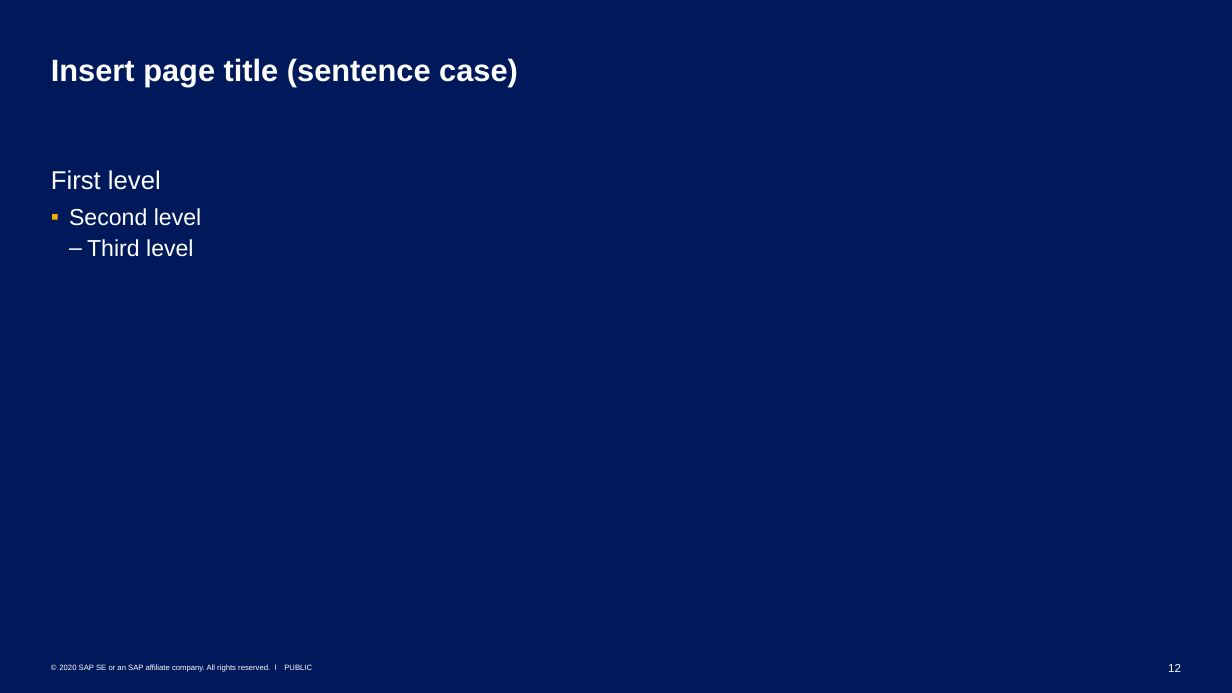
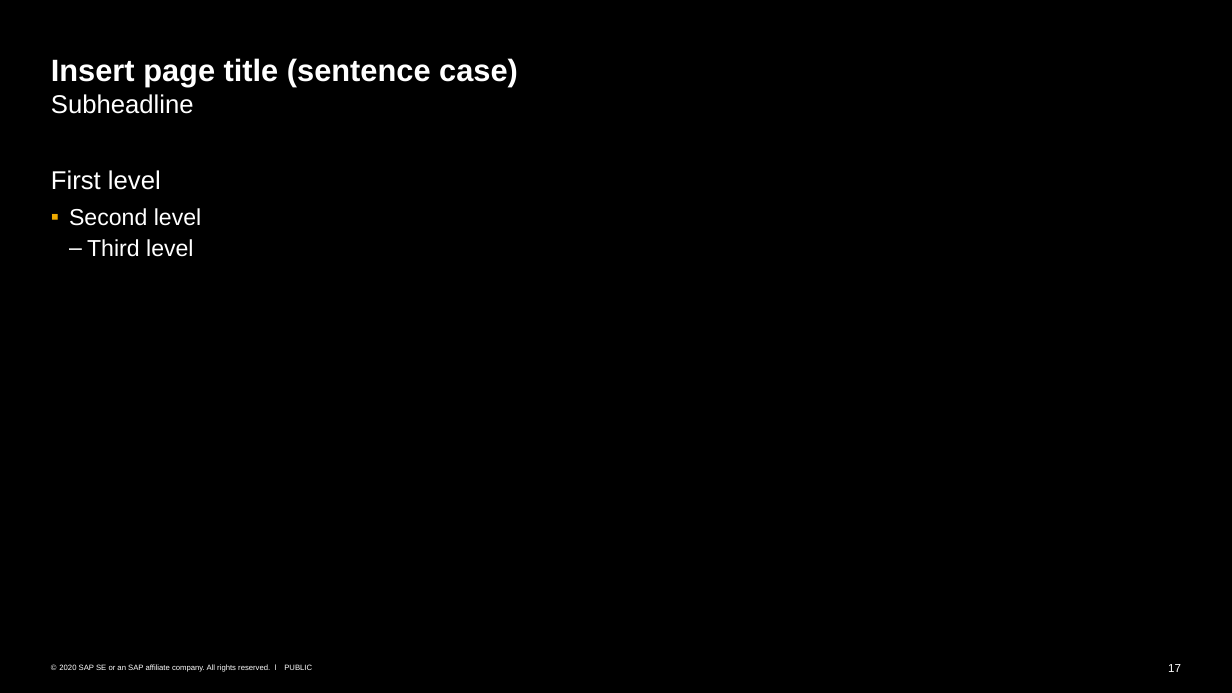
Before and after one commit to Andre-Gilbert/Dijkstra-Shortest-Path, a slide deck: slide 17 of docs/ALG_7_Graphen_Dijkstra.pptx (slide 12 before the commit). Drawn at 1232x693 pixels with LibreOffice and Linux fonts; fonts in the diff are those of the drawing. Boxes give left, top, right and bottom in pixels: in the first picture for what was removed or moved away, otherwise in the second. Text is boxed around its words. In the diff, an @@ line names an element or a change of style, - is before the commit and + after.

```diff
--- a/docs/ALG_7_Graphen_Dijkstra.pptx
+++ b/docs/ALG_7_Graphen_Dijkstra.pptx
@@ background #00195A to #000000 @@
@@ title at (x1=51, y1=58, x2=518, y2=114): text changed @@
-Insert page title (sentence case)
+Insert page title (sentence case)
+Subheadline
@@ page number at (x1=1168, y1=664, x2=1181, y2=672): text changed @@
-12
+17
```
Also in this commit, not shown: 4 other slides changed, 15 slides added, 17 slides removed.
